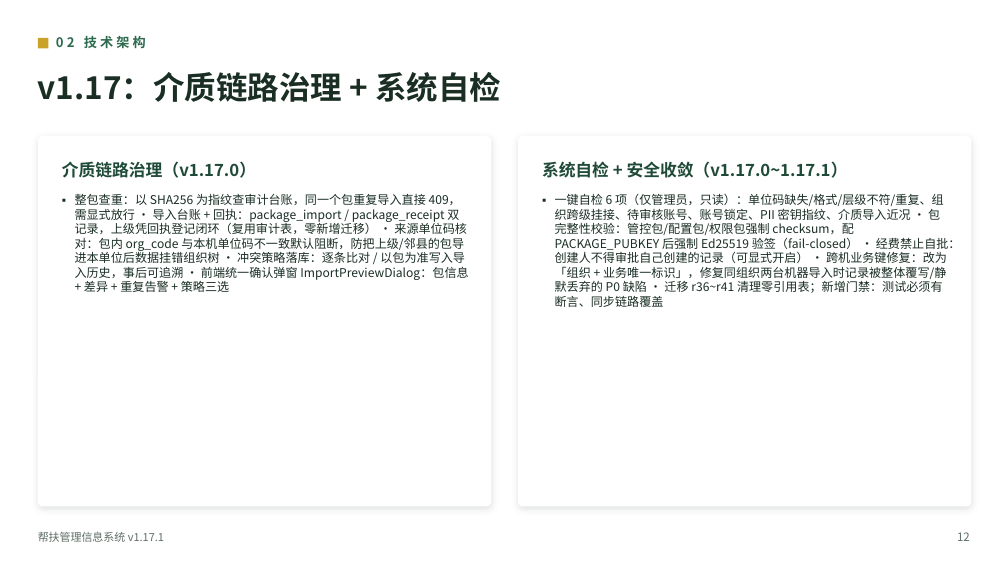
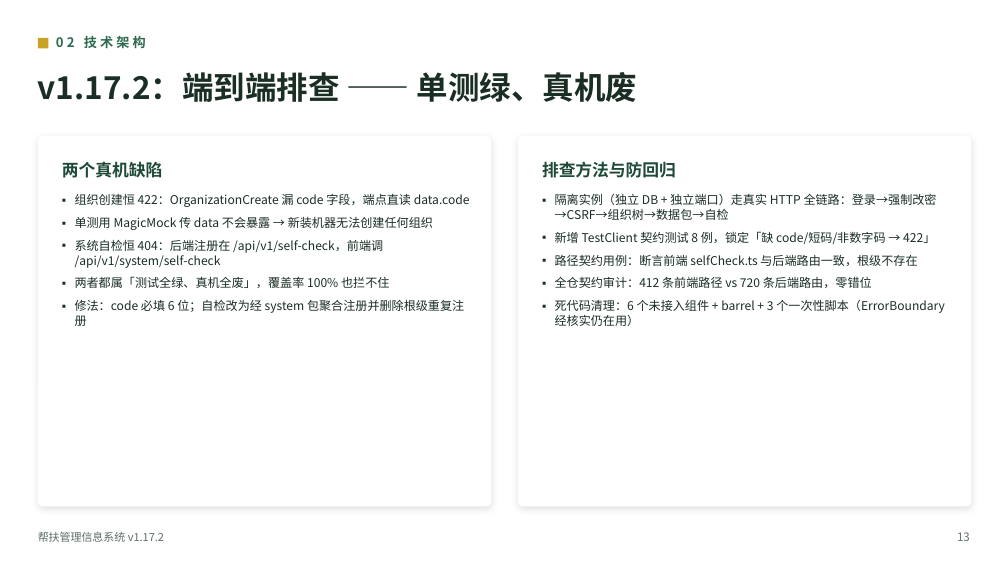
Before and after one commit to lzh745200/MRRS, a slide deck: slide 15 of docs/帮扶管理信息系统介绍.pptx (slide 14 before the commit). Drawn at 1008x567 pixels with LibreOffice and Linux fonts; fonts in the diff are those of the drawing. Boxes give left, top, right and bottom in pixels: in the first picture for what was removed or moved away, otherwise in the second. Text is boxed around its words. In the diff, an @@ line names an element or a change of style, - is before the commit and + after.

Commit message:
fix(test)+docs(release): 补齐初始化测试漏传 code + v1.17.2 文档/PPT 全量刷新
## 修复（真实缺陷）

`test_v1129_r2_system_api.py::_init_request()` 漏传 `organization_code`：
v1.16.4 起组织编码是首次初始化的强制契约（`_resolve_root_org_code` 缺 code 直接 400），
而 `6c2bc2e` 引入该契约时只更新了 `test_system_init_api.py`，本文件的构造器仍不传 code。
后果：`test_root_org_created_when_absent` 在干净库上必然 400 失败（本机 seg12 单独复跑即命中：
`1 failed, 3101 passed`）。已补 `organization_code="520000"`，该文件 47 例全绿，
seg12 全段复跑 **3102 passed**。

## 文档与 PPT

- `backend/version.json`：版本说明此前仍是 1.16.0 的内容（build=20261021 / R28 之后的旧文案），
  而 `version` 已是 1.17.2 → 运行期 `/system/version` 与更新日志会显示上一版说明。已按 1.17.2 重写。
- `CHANGELOG.md`：补 `### Removed（死代码清理）` 段 —— `6c2bc2e` 已删掉 6 个未接入组件、
  barrel、7 个测试与 3 个一次性 PPT 脚本，但变更记录里没有对应说明。
- `README.md`：验证口径校准到 v1.17.2（后端 14,404 用例 / 前端 329 文件 / 硬编码色 154 棘轮 /
  Alembic 61 版本）；新增 v1.17.2 更新记录段。
- `docs/build_ppt.js` + pptx：三处版本号与两处数据来源更新到 1.17.2，新增
  「v1.17.2：端到端排查 —— 单测绿、真机废」一页。重建后 **53 页 / 0 溢出**。
- `CLAUDE.md`：由 `check_doc_numbers.py --update --full` 自动对齐（前端 336→329 文件、
  后端 14,364→14,404 用例）。

## 本轮全仓审计结论（供后续参考）

- 后端 379 个模块 import 图可达性：**零死模块**
- 前端 326 个源文件：仅 7 个真死（已删），其余为测试/类型声明/vitest setup/门禁工具
- 一次性脚本：3 个 `update_pptx_versions_*.py` 零引用（已删）；`ci_flake_report.py` 仍被 CI 使用（保留）
- 前端 412 条 API 路径 vs 后端 720 条路由：**零错位**
- 127 份 md / 132 条相对链接：**死链 0**
- `npm audit --omit=dev`：**0 漏洞**；`vue-tsc` 0；ESLint（CI 口径）0；flake8 + bandit 0

```diff
--- a/docs/帮扶管理信息系统介绍.pptx
+++ b/docs/帮扶管理信息系统介绍.pptx
@@ text at box(38, 72, 637, 102): text changed @@
-v1.17：介质链路治理 + 系统自检
+v1.17.2：端到端排查 —— 单测绿、真机废
@@ text at box(62, 161, 162, 178): text changed @@
-介质链路治理（v1.17.0）
+两个真机缺陷
@@ text at box(542, 161, 676, 178): text changed @@
-系统自检 + 安全收敛（v1.17.0~1.17.1）
+排查方法与防回归
@@ text at box(75, 194, 470, 326): text changed @@
-▪ 整包查重：以 SHA256 为指纹查审计台账，同一个包重复导入直接 409，需显式放行 · 导入台账 + 回执：package_import / package_receipt 双记录，上级凭回执登记闭环（复用审计表，零新增迁移） · 来源单位码核对：包内 org_code 与本机单位码不一致默认阻断，防把上级/邻县的包导进本单位后数据挂错组织树 · 冲突策略落库：逐条比对 / 以包为准写入导入历史，事后可追溯 · 前端统一确认弹窗 ImportPreviewDialog：包信息 + 差异 + 重复告警 + 策略三选
+▪ 组织创建恒 422：OrganizationCreate 漏 code 字段，端点直读 data.code
+▪ 单测用 MagicMock 传 data 不会暴露 → 新装机器无法创建任何组织
+▪ 系统自检恒 404：后端注册在 /api/v1/self-check，前端调 /api/v1/system/self-check
+▪ 两者都属「测试全绿、真机全废」，覆盖率 100% 也拦不住
+▪ 修法：code 必填 6 位；自检改为经 system 包聚合注册并删除根级重复注册
@@ text at box(555, 194, 945, 326): text changed @@
-▪ 一键自检 6 项（仅管理员，只读）：单位码缺失/格式/层级不符/重复、组织跨级挂接、待审核账号、账号锁定、PII 密钥指纹、介质导入近况 · 包完整性校验：管控包/配置包/权限包强制 checksum，配 PACKAGE_PUBKEY 后强制 Ed25519 验签（fail-closed） · 经费禁止自批：创建人不得审批自己创建的记录（可显式开启） · 跨机业务键修复：改为「组织 + 业务唯一标识」，修复同组织两台机器导入时记录被整体覆写/静默丢弃的 P0 缺陷 · 迁移 r36~r41 清理零引用表；新增门禁：测试必须有断言、同步链路覆盖
+▪ 隔离实例（独立 DB + 独立端口）走真实 HTTP 全链路：登录→强制改密→CSRF→组织树→数据包→自检
+▪ 新增 TestClient 契约测试 8 例，锁定「缺 code/短码/非数字码 → 422」
+▪ 路径契约用例：断言前端 selfCheck.ts 与后端路由一致，根级不存在
+▪ 全仓契约审计：412 条前端路径 vs 720 条后端路由，零错位
+▪ 死代码清理：6 个未接入组件 + barrel + 3 个一次性脚本（ErrorBoundary 经核实仍在用）
@@ text at box(38, 532, 164, 542): text changed @@
-帮扶管理信息系统 v1.17.1
+帮扶管理信息系统 v1.17.2
@@ text at box(957, 532, 970, 541): text changed @@
-12
+13
```
Also in this commit, not shown: 49 other slides changed, 1 slide added, 5 other files.
